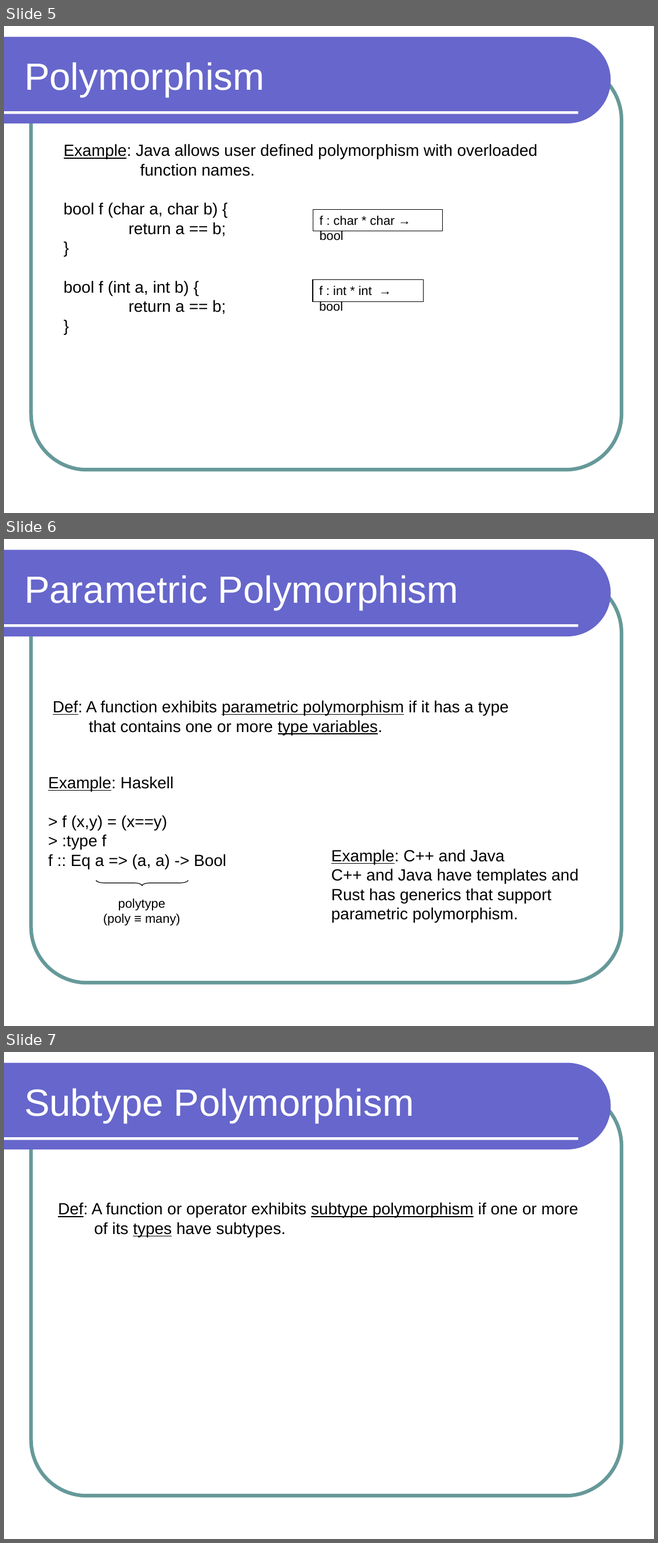
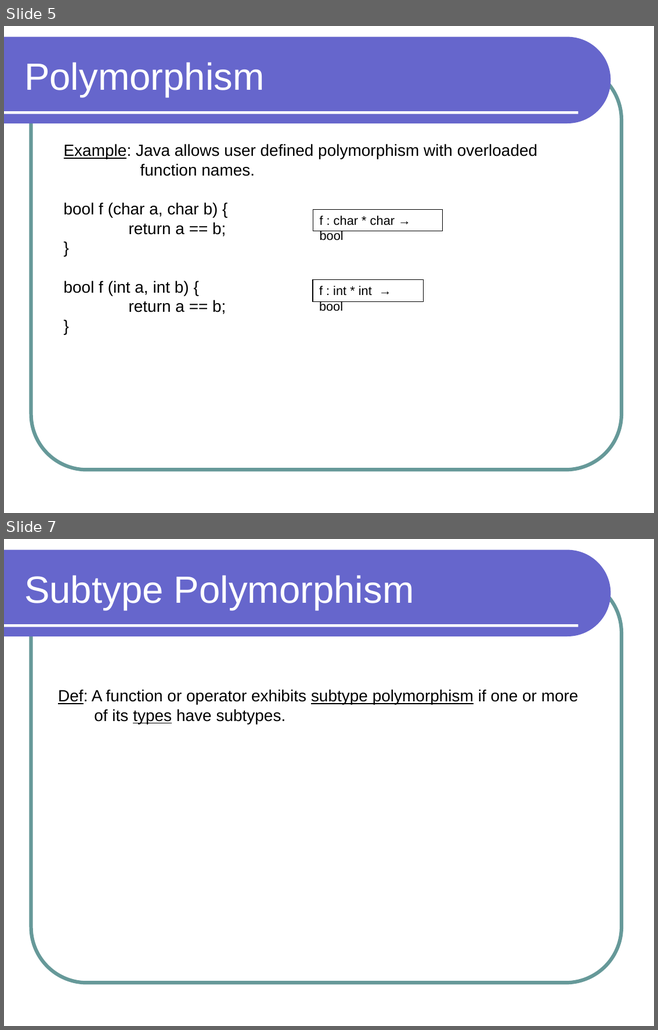
Before and after one commit to lutzhamel/CSC301, a slide deck: notes/csc301-ln019.ppt. Shown one above the other, each under a label of ours: slides 5, 6 and 7 before the commit, slides 5 and 7 after it; the slides between them are not shown. The pictures are 658x1543 and 658x1030 pixels, drawn with LibreOffice and Linux fonts; fonts in the diff are those of the drawing. Boxes give left, top, right and bottom in pixels: in the first picture for what was removed or moved away, otherwise in the second. Text is boxed around its words. In the diff, an @@ line names an element or a change of style, - is before the commit and + after.

```diff
--- a/notes/csc301-ln019.ppt
+++ b/notes/csc301-ln019.ppt
@@ slide 6 removed at bbox=[4, 539, 654, 1026], background #FFFFFF; not listed: 3 template elements that a slide beside it also shows @@
@@ title removed at bbox=[24, 575, 458, 610] @@
-Parametric Polymorphism
@@ text removed at bbox=[53, 700, 509, 735] @@
-Def: A function exhibits parametric polymorphism if it has a type
-that contains one or more type variables.
@@ text removed at bbox=[48, 776, 226, 869] @@
-Example: Haskell
-> f (x,y) = (x==y)
-> :type f
-f :: Eq a => (a, a) -> Bool
@@ text removed at bbox=[331, 849, 578, 923] @@
-Example: C++ and Java
-C++ and Java have templates and
-Rust has generics that support
-parametric polymorphism.
@@ freeform shape removed at bbox=[96, 881, 188, 886] @@
@@ text removed at bbox=[103, 899, 180, 926] @@
-polytype
-(poly ≡ many)
```
Also in this commit, not shown: 1 slide changed, 2 slides added, 2 other slides removed, 2 other files.
